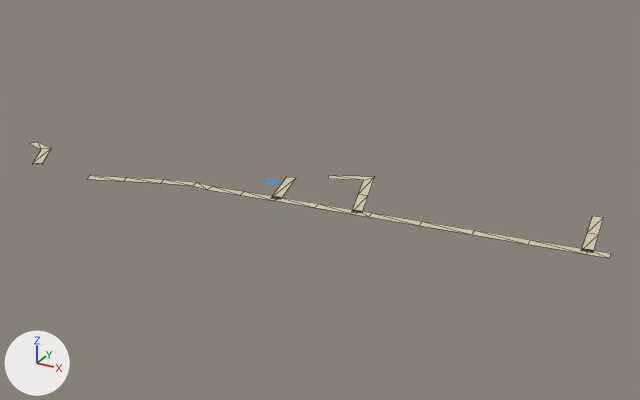
The glTF model public/assets/bengaluru-region-v1/tiles/t40_22-l0.glb as it was, and as the next commit left it.
The view is the same before and after, from a 50 mm camera at (20565.0, 10625.0, 208.0) aimed at (20330.0, 11052.0, -6.0). Arrows for +X, +Y and +Z are at lower left; the lights stay in place. The picture after the commit comes second. Mesh edges are drawn as thin lines on the coarser meshes.

In view in the first picture: 'ground' and 1 more.
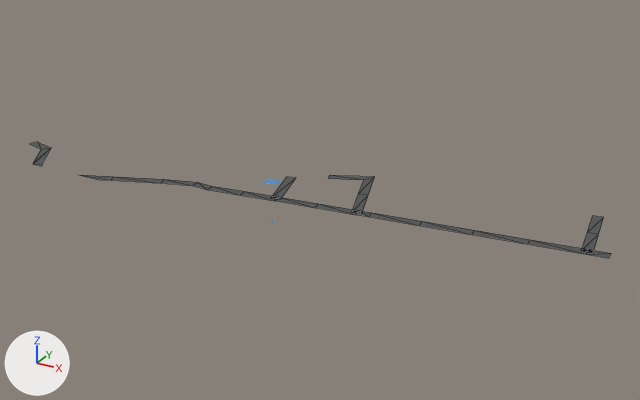
Pixel boxes [x1, y1, x2, y2] of what changed, in the pictures (640 x 400 px; the box of a moved part takes in the faces that stretch with it):
part 1 of me_ground, moved or reshaped: before [32, 142, 51, 165]; after [33, 142, 51, 166]
part 2 of me_ground, moved or reshaped: before [87, 175, 164, 183]; after [81, 175, 164, 183]
part 3 of me_ground, moved or reshaped: [587, 250, 611, 258] in both
part 4 of me_ground, recoloured: [30, 142, 604, 254] in both

What changed in the scene script:
```text
Change me_ground:
    used by ob_ground; location = (20000.0, 11000.0, 0.0)
    verts and faces of me_ground; kept vertices keep their numbers, new ones are numbered from 58
    before: 8 (195.0, 3.0, 1.0) at pixel (90, 175), 9 (197.0, -3.0, 1.0) at pixel (86, 179), 10 (217.0, 11.0, 1.0) at pixel (126, 177), 11 (219.0, 6.0, 1.0) at pixel (123, 181)
    before: 36 (489.0, 49.0, 1.0) at pixel (588, 249), 37 (489.0, 43.0, 1.0) at pixel (586, 254), 38 (500.0, 50.0, 1.0) at pixel (610, 253), 39 (500.0, 44.0, 1.0) at pixel (609, 258)
    remove me_ground.from_pydata(...)  # 58 vertices, 48 faces; spans x 120.0..500.0, y -3.0..93.0, z 1.0
    add me_ground.from_pydata(...)  # 58 vertices, 48 faces; spans x 120.0..500.0, y 0.0..93.0, z 1.0
    me_ground part 1
    2 vertices are removed from x 138.0..151.0, y -2.0..27.0, z 1.0
    5 faces are deleted
    1 vertex moves from x 155.0, y 2.0, z 1.0 to x 157.0, y 0.0, z 1.0
    2 vertices are added at (138.0, 28.0, 1.0), (150.0, 0.0, 1.0)
    5 new faces join them
    me_ground part 2
    add verts[8] = (188.0, 0.0, 1.0)  # moved
    add verts[9] = (204.0, 0.0, 1.0)  # moved, pixel (98, 179)
    add verts[11] = (211.0, 3.0, 1.0)  # moved, pixel (110, 180)
    add verts[10] = (209.0, 8.0, 1.0)  # moved, pixel (113, 176)
    me_ground part 3
    add delete_faces([(36, 37, 39), (36, 39, 38)])
    add faces += [(36, 37, 38), (37, 39, 38)]
    me_ground part 4: 41 kept faces spanning x 120.0..492.0, y 0.0..93.0, z 1.0 get new vertex colours; the middle colour goes from beige #d7c9ae to dark grey #535556
```
